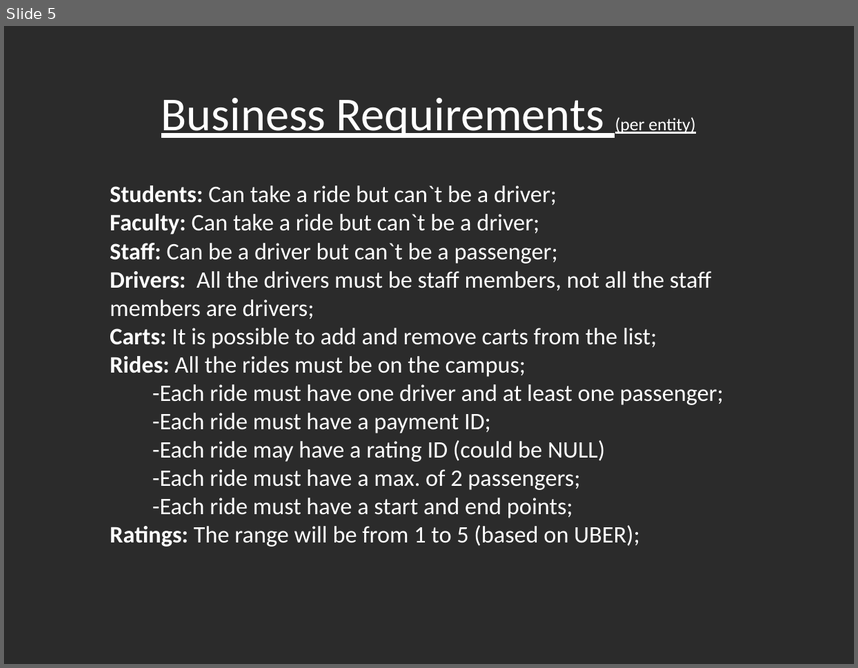
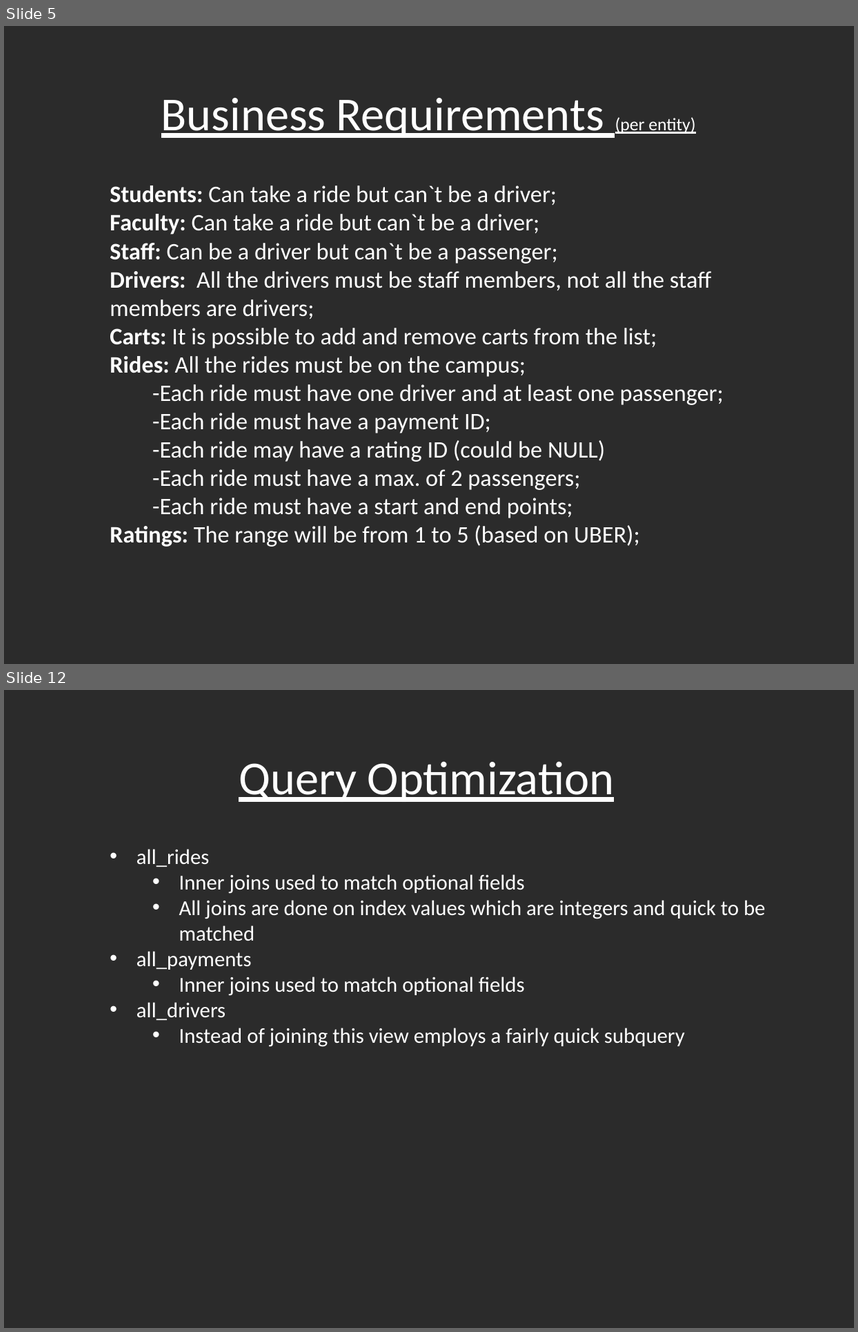
Before and after one commit to redsock88/itcs-6160-final-project, a slide deck: Project Documentation.pptx. Shown one above the other, each under a label of ours: slide 5 before the commit, slides 5 and 12 after it; the slides between them are not shown. The pictures are 858x668 and 858x1332 pixels, drawn with LibreOffice and Linux fonts; fonts in the diff are those of the drawing; background and template pictures are left out; a plain dark background stands for a picture behind light text. Boxes give left, top, right and bottom in pixels: in the first picture for what was removed or moved away, otherwise in the second. Text is boxed around its words. In the diff, an @@ line names an element or a change of style, - is before the commit and + after.

```diff
--- a/Project Documentation.pptx
+++ b/Project Documentation.pptx
@@ slide 12 added at (4, 690, 854, 1328), background picture (left out) @@
@@ text added at (239, 761, 614, 802), 40 pt, text #FFFFFF, underline @@
+Query Optimization
@@ text added at (136, 849, 765, 1047), 18 pt, text #FFFFFF @@
+• all_rides
+  • Inner joins used to match optional fields
+  • All joins are done on index values which are integers and quick to be matched
+• all_payments
+  • Inner joins used to match optional fields
+• all_drivers
+  • Instead of joining this view employs a fairly quick subquery
```
Also in this commit, not shown: 1 slide changed, 12 other slides added, 1 other file.
